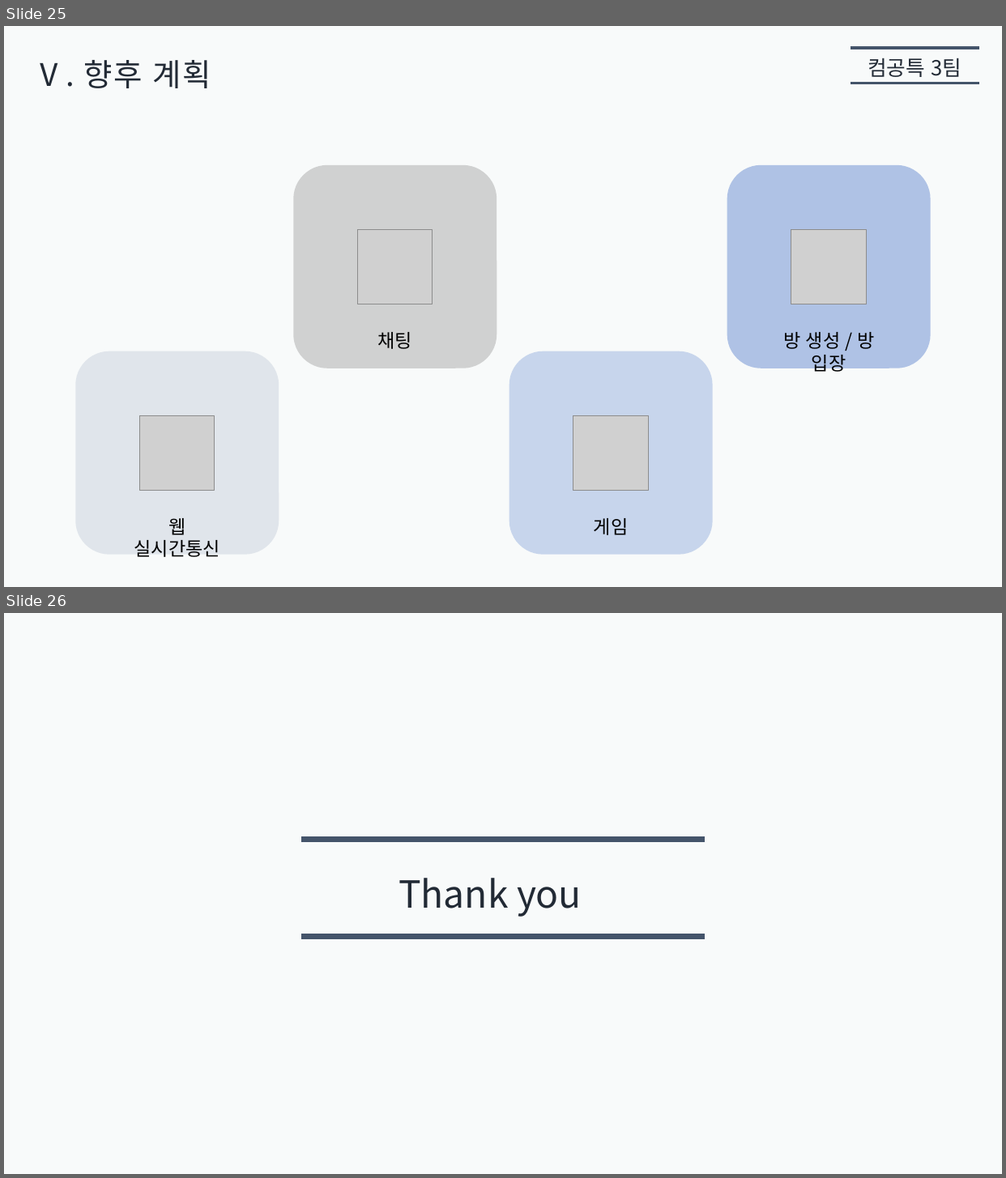
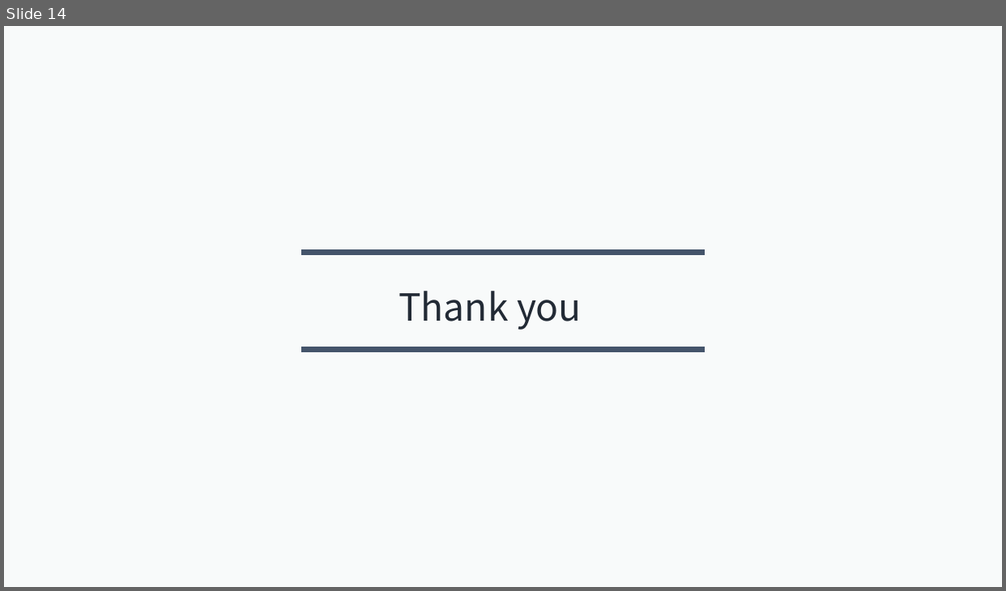
Before and after one commit to jaehoo1/Modern-JavaScript-Deep-Dive, a slide deck: 05. 객체 리터럴/presentation5/jaehoo1/객체_리터럴.pptx. Shown one above the other, each under a label of ours: slides 25 and 26 before the commit, slide 14 after it. The pictures are 1006x1178 and 1006x591 pixels, drawn with LibreOffice and Linux fonts; fonts in the diff are those of the drawing; grey boxes stand for pictures. Boxes give left, top, right and bottom in pixels: in the first picture for what was removed or moved away, otherwise in the second. Text is boxed around its words. In the diff, an @@ line names an element or a change of style, - is before the commit and + after.

```diff
--- a/05. 객체 리터럴/presentation5/jaehoo1/객체_리터럴.pptx
+++ b/05. 객체 리터럴/presentation5/jaehoo1/객체_리터럴.pptx
@@ slide 25 removed at (4,26,1002,587), background #F8FAFA @@
@@ line removed from (850, 48) to (979, 48) @@
@@ text removed at (34,60,211,88) @@
-Ⅴ. 향후 계획
@@ text removed at (867,58,961,77) @@
-컴공특 3팀
@@ line removed from (850, 83) to (979, 83) @@
@@ rounded rectangle removed at (294,165,497,369) @@
@@ rounded rectangle removed at (727,165,931,369) @@
@@ picture removed at (358,229,433,305) @@
@@ picture removed at (791,229,867,305) @@
@@ text removed at (378,332,413,349) @@
-채팅
@@ text removed at (783,332,874,375) @@
-방 생성 / 방 입장
@@ rounded rectangle removed at (76,352,279,555) @@
@@ rounded rectangle removed at (509,352,713,555) @@
@@ picture removed at (139,416,215,491) @@
@@ picture removed at (573,416,649,491) @@
@@ text removed at (134,518,220,557) @@
-웹 실시간통신
@@ text removed at (594,518,629,535) @@
-게임
@@ what was slide 26 is now slide 14 @@
```
Also in this commit, not shown: 1 slide changed, 4 slides added, 15 other slides removed.
